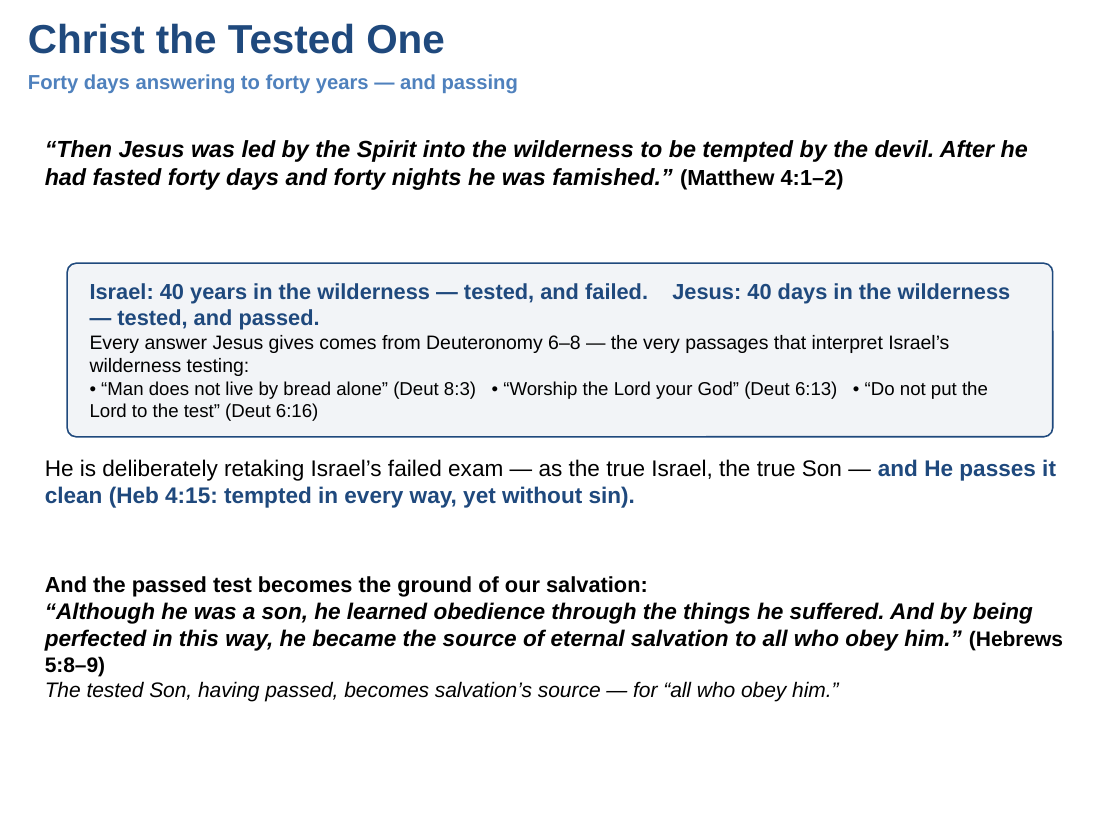
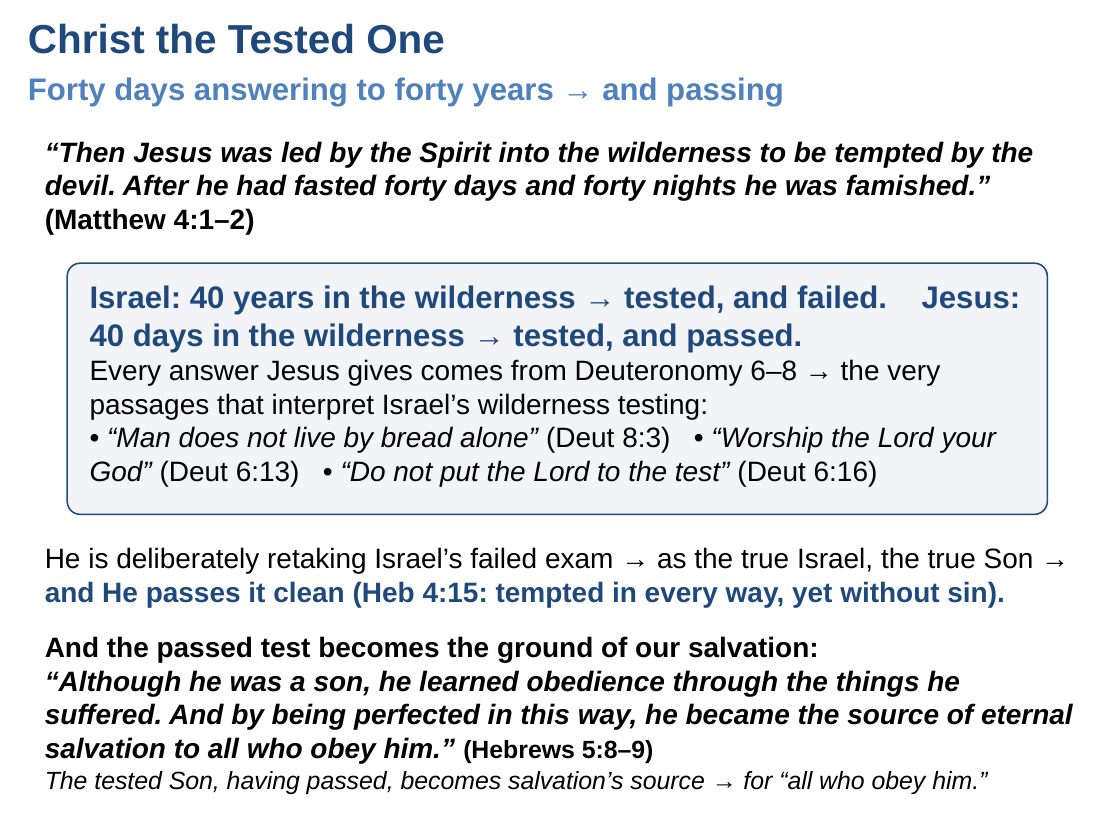
Before and after one commit to UsefulEngines/EvangelismPublic, a slide deck: slide 4 of 2026-Q4/07-FaithTests/Week07-FaithTestsAcrossCovenants.pptx. Drawn at 1120x840 pixels with LibreOffice and Linux fonts; fonts in the diff are those of the drawing. Boxes give left, top, right and bottom in pixels: in the first picture for what was removed or moved away, otherwise in the second. Text is boxed around its words. In the diff, an @@ line names an element or a change of style, - is before the commit and + after.

```diff
--- a/2026-Q4/07-FaithTests/Week07-FaithTestsAcrossCovenants.pptx
+++ b/2026-Q4/07-FaithTests/Week07-FaithTestsAcrossCovenants.pptx
@@ text at bbox=[28, 77, 784, 106]: text changed; size 13 to 20 pt @@
-Forty days answering to forty years — and passing
+Forty days answering to forty years → and passing
@@ text "“Then Jesus was led by ..." at bbox=[45, 141, 1033, 234]: size 15 to 18 pt in "“Then Jesus was led by the Spirit ..."; size 14 to 18 pt in "(Matthew 4:1–2)" @@
@@ rounded rectangle: place and size @@
-rounded rectangle at bbox=[67, 263, 1053, 437]
+rounded rectangle at bbox=[67, 263, 1047, 514]
@@ text at bbox=[90, 285, 996, 486]: text changed; size 12 to 18 pt @@
-Israel: 40 years in the wilderness — tested, and failed. Jesus: 40 days in the wilderness — tested, and passed.
-Every answer Jesus gives comes from Deuteronomy 6–8 — the very passages that interpret Israel’s wilderness testing:
-• “Man does not live by bread alone” (Deut 8:3) • “Worship the Lord your God” (Deut 6:13) • “Do not put the Lord to the test” (Deut 6:16)
+Israel: 40 years in the wilderness → tested, and failed. Jesus: 40 days in the wilderness → tested, and passed.
+Every answer Jesus gives comes from Deuteronomy 6–8 → the very passages that interpret Israel’s wilderness testing:
+• “Man does not live by bread alone” (Deut 8:3) • “Worship the Lord your God” (Deut 6:13) • “Do not put the Lord to the test” (Deut 6:16)
@@ text at bbox=[45, 547, 1034, 607]: text changed; size 14.5 to 18 pt @@
-He is deliberately retaking Israel’s failed exam — as the true Israel, the true Son — and He passes it clean (Heb 4:15: tempted in every way, yet without sin).
+He is deliberately retaking Israel’s failed exam → as the true Israel, the true Son → and He passes it clean (Heb 4:15: tempted in every way, yet without sin).
@@ text "And the passed test becomes ...": place and size @@
-text "And the passed test becomes ..." at bbox=[45, 576, 1063, 702]
+text "And the passed test becomes ..." at bbox=[45, 636, 1073, 794]
@@ text at bbox=[45, 636, 1073, 763]: size 14 to 18 pt in "And the passed test becomes the ground ..."; size 14.5 to 18 pt in "“Although he was a son, he learned ..."; size 13.5 to 16 pt in "(Hebrews 5:8–9)" @@
@@ text at bbox=[45, 771, 987, 794]: text changed; size 13.5 to 16 pt @@
-The tested Son, having passed, becomes salvation’s source — for “all who obey him.”
+The tested Son, having passed, becomes salvation’s source → for “all who obey him.”
```
Also in this commit, not shown: 6 other slides changed, 5 other files.
